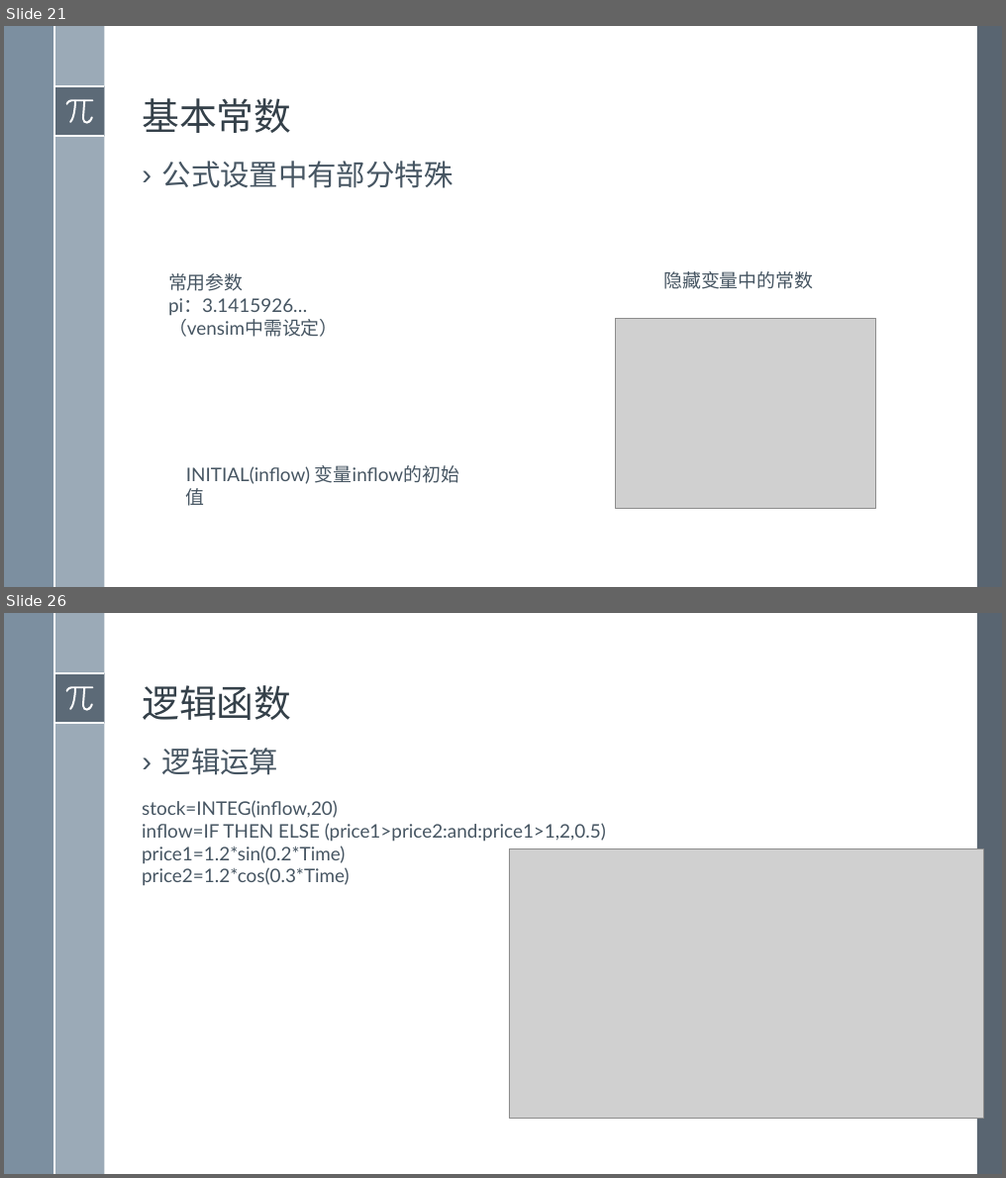
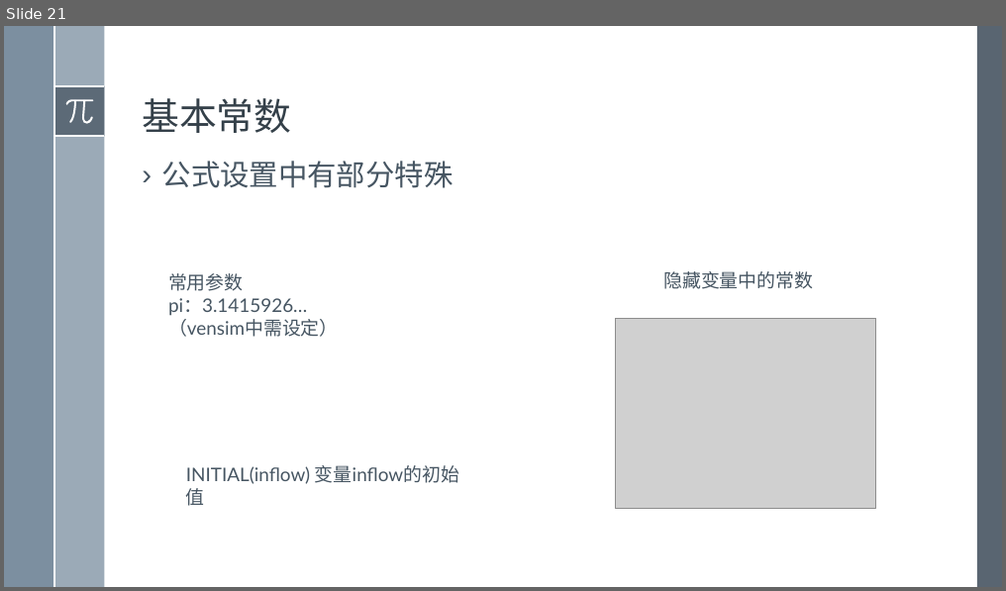
Before and after one commit to exoplanetX/SystemDynamics, a slide deck: 系统仿真-3-操作基础.pptx. Shown one above the other, each under a label of ours: slides 21 and 26 before the commit, slide 21 after it; the slides between them are not shown. The pictures are 1006x1178 and 1006x591 pixels, drawn with LibreOffice and Linux fonts; fonts in the diff are those of the drawing; grey boxes stand for pictures. Boxes give left, top, right and bottom in pixels: in the first picture for what was removed or moved away, otherwise in the second. Text is boxed around its words. In the diff, an @@ line names an element or a change of style, - is before the commit and + after.

```diff
--- a/系统仿真-3-操作基础.pptx
+++ b/系统仿真-3-操作基础.pptx
@@ slide 26 removed at [4,613,1002,1174], background #FFFFFF; not listed: 8 template elements that a slide beside it also shows @@
@@ title removed at [142,685,291,720] @@
-逻辑函数
@@ text removed at [162,748,279,775] @@
-› 逻辑运算
@@ text removed at [142,800,606,886] @@
-stock=INTEG(inflow,20)
-inflow=IF THEN ELSE (price1>price2:and:price1>1,2,0.5)
-price1=1.2*sin(0.2*Time)
-price2=1.2*cos(0.3*Time)
@@ picture removed at [509,849,983,1118] @@
```
Also in this commit, not shown: 1 slide changed, 7 other slides removed, 1 other file.
